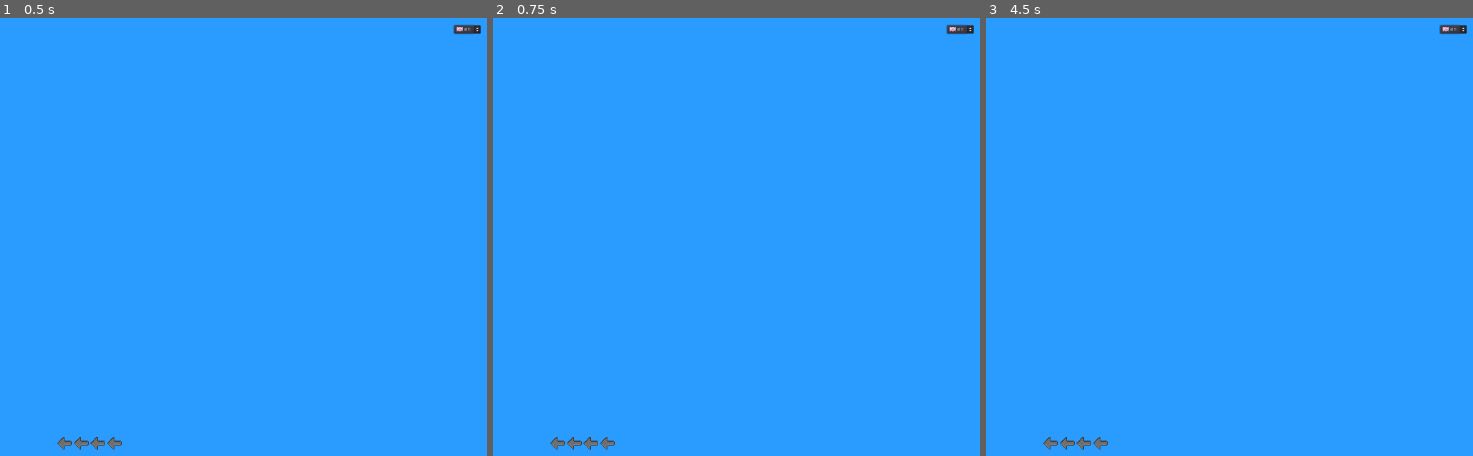
Above: before the commit, frames 1-3 (left to right).
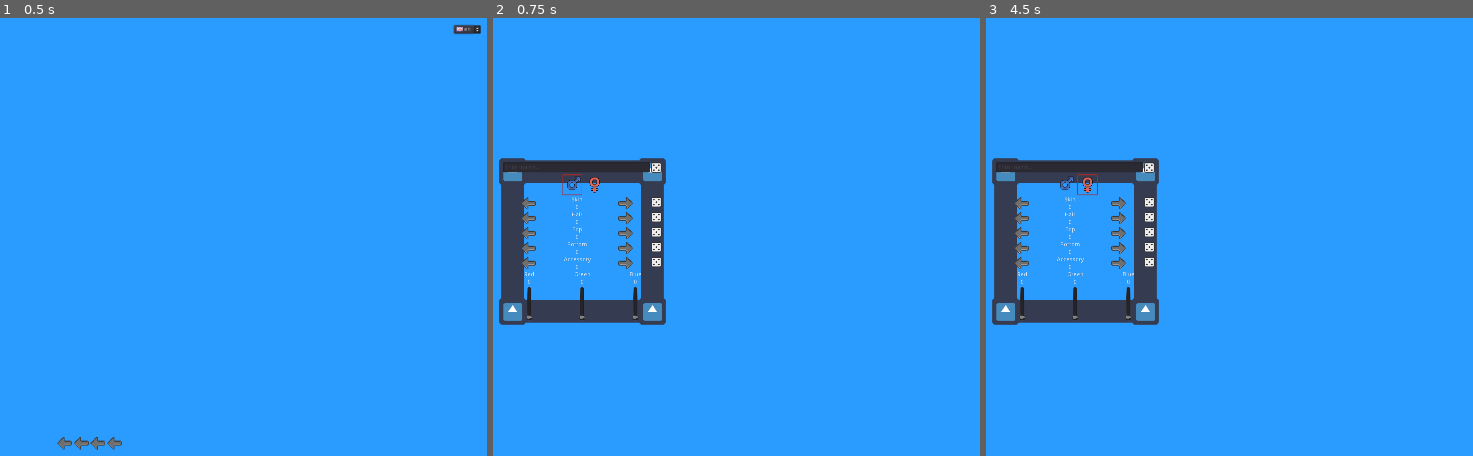
Above: after the commit, the same moments.

Repository: SabreOfWinter/Live-Over-The-Hills
Game: Godot game, scene res://menus/splash/splash.tscn
Same seed, same stepped clock (60 frames per second), same inputs: the game is played once before the commit and once after it. The engine's default icon, where the game draws it, is replaced by a stand-in: a white triangle on a blue panel in a dark square.
Inputs (mouse positions are in pixels of both pictures, inside the frame that each line leads up to):
- Up to frame 1 (0.5 s): no input
- Up to frame 2 (0.75 s): click (556, 442) at 0.5 s
- Up to frame 3 (4.5 s): click (1049, 442) at 1.27 s; click (1453, 31) at 2 s, where only the run before the commit has a clickable "en"; click (1151, 166) at 2.77 s; click (1063, 184) at 3.52 s; click (1088, 184) at 4.27 s

Frame 1 is identical in both runs. In frame 2, 7.3% of the frame differs, in the area x 1-99%, y 1-99%; in frame 3, 7.3%.

Commit message:
Menu - Fixed transitions animations

Diff:
--- a/menus/main/main.tscn
+++ b/menus/main/main.tscn
@@ -21,7 +21,7 @@
 tracks/0/interp = 1
 tracks/0/loop_wrap = true
 tracks/0/imported = false
-tracks/0/enabled = false
+tracks/0/enabled = true
 tracks/0/keys = {
 "times": PoolRealArray( 0 ),
 "transitions": PoolRealArray( 1 ),
@@ -48,7 +48,7 @@
 tracks/0/interp = 1
 tracks/0/loop_wrap = true
 tracks/0/imported = false
-tracks/0/enabled = false
+tracks/0/enabled = true
 tracks/0/keys = {
 "times": PoolRealArray( 0 ),
 "transitions": PoolRealArray( 1 ),
@@ -75,7 +75,7 @@
 tracks/0/interp = 1
 tracks/0/loop_wrap = true
 tracks/0/imported = false
-tracks/0/enabled = false
+tracks/0/enabled = true
 tracks/0/keys = {
 "times": PoolRealArray( 0 ),
 "transitions": PoolRealArray( 1 ),
@@ -97,8 +97,9 @@
 
 [sub_resource type="Animation" id=1]
 resource_name = "start"
+length = 0.01
 tracks/0/type = "value"
-tracks/0/path = NodePath("new_game:visible")
+tracks/0/path = NodePath("main:visible")
 tracks/0/interp = 1
 tracks/0/loop_wrap = true
 tracks/0/imported = false
@@ -107,10 +108,10 @@
 "times": PoolRealArray( 0 ),
 "transitions": PoolRealArray( 1 ),
 "update": 1,
-"values": [ false ]
+"values": [ true ]
 }
 tracks/1/type = "value"
-tracks/1/path = NodePath("main:visible")
+tracks/1/path = NodePath("new_game:visible")
 tracks/1/interp = 1
 tracks/1/loop_wrap = true
 tracks/1/imported = false
@@ -119,7 +120,31 @@
 "times": PoolRealArray( 0 ),
 "transitions": PoolRealArray( 1 ),
 "update": 1,
-"values": [ true ]
+"values": [ false ]
+}
+tracks/2/type = "value"
+tracks/2/path = NodePath("load_game:visible")
+tracks/2/interp = 1
+tracks/2/loop_wrap = true
+tracks/2/imported = false
+tracks/2/enabled = true
+tracks/2/keys = {
+"times": PoolRealArray( 0 ),
+"transitions": PoolRealArray( 1 ),
+"update": 1,
+"values": [ false ]
+}
+tracks/3/type = "value"
+tracks/3/path = NodePath("settings:visible")
+tracks/3/interp = 1
+tracks/3/loop_wrap = true
+tracks/3/imported = false
+tracks/3/enabled = true
+tracks/3/keys = {
+"times": PoolRealArray( 0 ),
+"transitions": PoolRealArray( 1 ),
+"update": 1,
+"values": [ false ]
 }
 
 [node name="menu" type="Control"]
@@ -139,7 +164,6 @@
 }
 
 [node name="main" type="Control" parent="."]
-visible = false
 anchor_right = 1.0
 anchor_bottom = 1.0
 __meta__ = {
